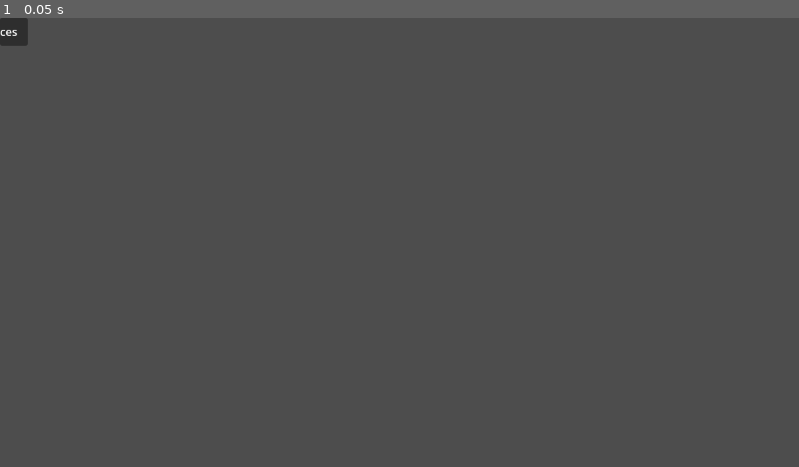
Above: before the commit, frame 1.
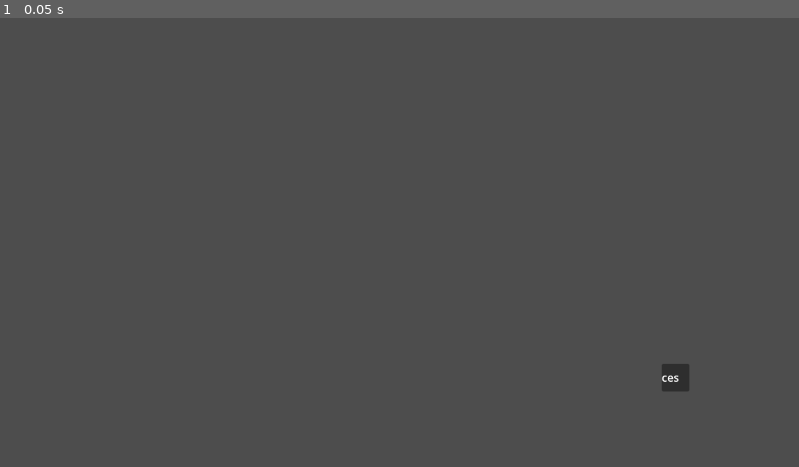
Above: after the commit, the same moment.

Repository: seven-it-work/godot-compoent
Game: Godot game, scene res://提示组件/test/test1.tscn
Same seed, same stepped clock (60 frames per second), same inputs: the game is played once before the commit and once after it.
Inputs:
- Up to frame 1 (0.05 s): no input

The runs differ from the first frame. In frame 1, 0.4% of the frame differs, in the area x 0-87%, y 0-84%.

Commit message:
feat(提示组件): 添加保留进入tips选项并优化交互逻辑
添加is_save选项控制是否保留进入tips区域
重构交互判断逻辑到单独方法_判断是否进入容器
更新.gitignore添加IDE配置文件
修改测试场景文本和布局

Diff:
--- a/godot-compoent/提示组件/test/test1.tscn
+++ b/godot-compoent/提示组件/test/test1.tscn
@@ -15,6 +15,10 @@
 anchors_preset = 15
 anchor_right = 1.0
 anchor_bottom = 1.0
+offset_left = 954.0
+offset_top = 499.0
+offset_right = 954.0
+offset_bottom = 499.0
 grow_horizontal = 2
 grow_vertical = 2
 
@@ -37,4 +41,8 @@
 layout_mode = 0
 offset_right = 40.0
 offset_bottom = 23.0
-text = "tips"
+text = "我是提示，超长
+我是提示，超长
+我是提示，超长
+我是提示，超长
+我是提示，超长我是提示，超长我是提示，超长我是提示，超长我是提示，超长我是提示，超长我是提示，超长我是提示，超长"
--- a/godot-compoent/提示组件/tips.gd
+++ b/godot-compoent/提示组件/tips.gd
@@ -5,6 +5,8 @@
 var _slot:Control = null
 var _tips:Control = null
 
+## 进入tips中是否保留
+@export var is_save:bool=true
 ## 显示组件
 @export var slot:Control:
 	set(new_slot):
@@ -69,20 +71,20 @@
 		if _last_interaction_position.y + tips_size.y > screen_size.y:
 			_tips.global_position.y = _last_interaction_position.y - tips_size.y
 
+func _判断是否进入容器(point:Vector2):
+	if _slot.get_global_rect().has_point(point):
+		_last_interaction_position = point
+		return true
+	if is_save:
+		if _tips.visible and  _tips.get_global_rect().has_point(point):
+			return true
+	return false
+
 func _process(delta: float) -> void:
 	if _slot and _tips:
-		var is_interacting = false
-		var interaction_position = Vector2()
-
-		# 检查鼠标输入
-		if _slot.get_global_rect().has_point(get_global_mouse_position()):
-			is_interacting = true
-			interaction_position = get_global_mouse_position()
-
+		var is_interacting = _判断是否进入容器(get_global_mouse_position())
 		# 根据交互状态处理提示显示
 		if is_interacting:
-			# 保存当前交互位置
-			_last_interaction_position = interaction_position
 			# 如果提示未显示，则显示它
 			if not _tips.visible:
 				_展示tip()
Not shown, changed: godot-compoent/.gitignore
